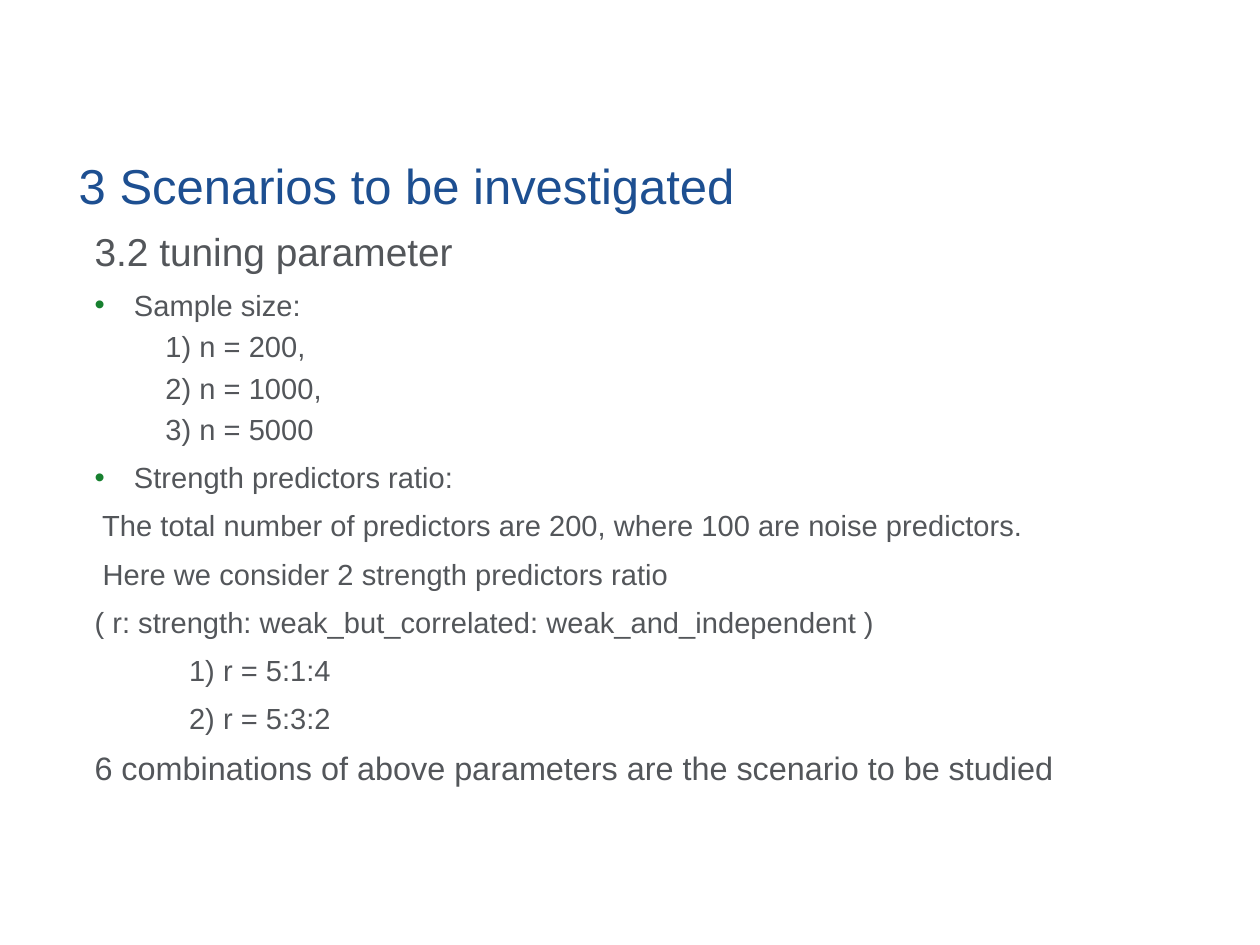
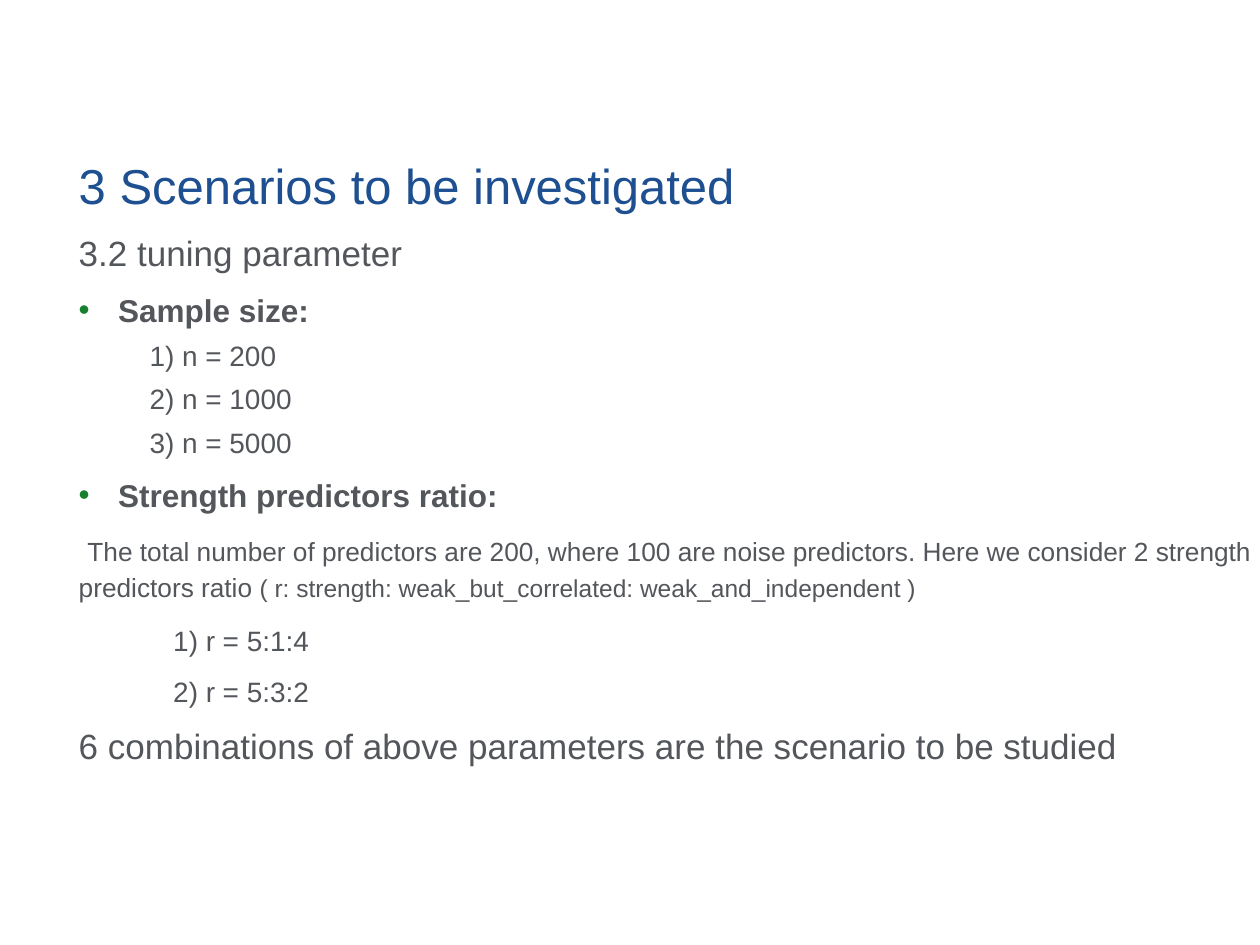
Before and after one commit to yuqimiao/p8160_project1_group7, a slide deck: slide 6 of slide_template/RS11023_Mailman_Standard_Template_12_2018.pptx. Drawn at 1260x945 pixels with LibreOffice and Linux fonts; fonts in the diff are those of the drawing; background and template pictures are left out. Boxes give left, top, right and bottom in pixels: in the first picture for what was removed or moved away, otherwise in the second. Text is boxed around its words. In the diff, an @@ line names an element or a change of style, - is before the commit and + after.

```diff
--- a/slide_template/RS11023_Mailman_Standard_Template_12_2018.pptx
+++ b/slide_template/RS11023_Mailman_Standard_Template_12_2018.pptx
@@ text "3.2 tuning parameter": place and size @@
-text "3.2 tuning parameter" at [95, 238, 1053, 786]
+text "3.2 tuning parameter" at [79, 240, 1251, 766]
@@ text at [79, 240, 1116, 766]: size 22.2 to 20 pt in "3.2 tuning parameter"; size 16.6 to 18 pt, bold on in "Sample size:", "Strength predictors ratio:"; size 16.6 to 16 pt in "3) n = 5000", "1) r = 5:1:4", "2) r = 5:3:2"; size 18.5 to 20 pt in "6 combinations of above parameters are the ..."; line spacing 1 to 1.1 @@
@@ text at [150, 345, 291, 414]: text changed; size 16.6 to 16 pt @@
-  1) n = 200,
-  2) n = 1000,
+  1) n = 200
+  2) n = 1000
@@ text at [79, 542, 1251, 603]: text changed; size 16.6 to 15 pt @@
-The total number of predictors are 200, where 100 are noise predictors.
-Here we consider 2 strength predictors ratio
-( r: strength: weak_but_correlated: weak_and_independent )
+The total number of predictors are 200, where 100 are noise predictors. Here we consider 2 strength predictors ratio ( r: strength: weak_but_correlated: weak_and_independent )
```
Also in this commit, not shown: 2 other slides changed, 3 slides added, 2 other files.
